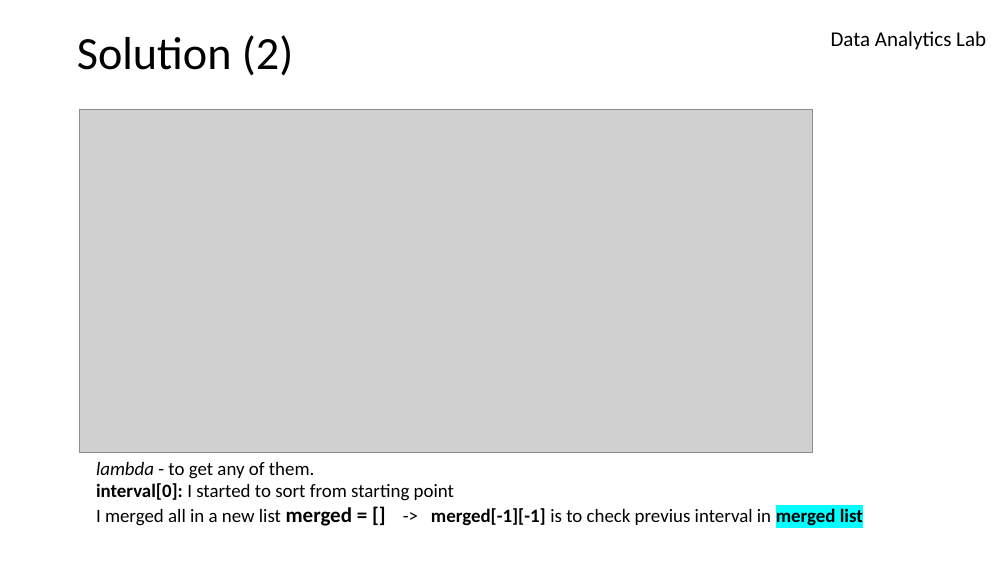
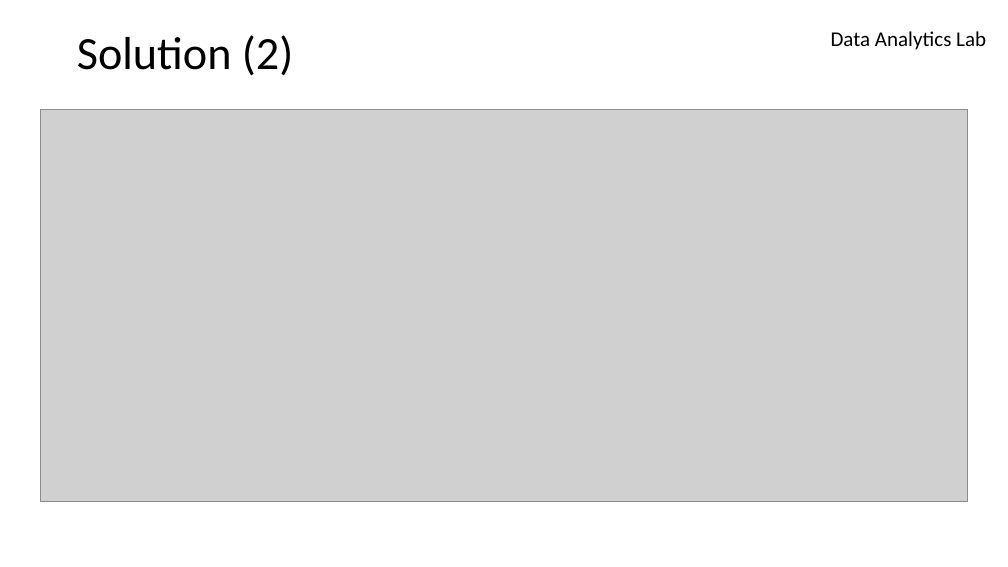
Before and after one commit to azimjaan21/algoMAP, a slide deck: slide 5 of Arrays & Strings/#2.pptx. Drawn at 1008x567 pixels with LibreOffice and Linux fonts; fonts in the diff are those of the drawing; grey boxes stand for pictures; background and template pictures are left out. Boxes give left, top, right and bottom in pixels: in the first picture for what was removed or moved away, otherwise in the second. Text is boxed around its words. In the diff, an @@ line names an element or a change of style, - is before the commit and + after.

```diff
--- a/Arrays & Strings/#2.pptx
+++ b/Arrays & Strings/#2.pptx
@@ picture resized from (x1=79, y1=110, x2=813, y2=453) to (x1=40, y1=110, x2=968, y2=502) @@
@@ text removed at (x1=96, y1=462, x2=863, y2=526) @@
-lambda - to get any of them.
-interval[0]: I started to sort from starting point
-I merged all in a new list merged = [] -> merged[-1][-1] is to check previus interval in merged list
```
Also in this commit, not shown: 5 other slides changed, 1 slide added, 1 slide removed, 2 other files.
